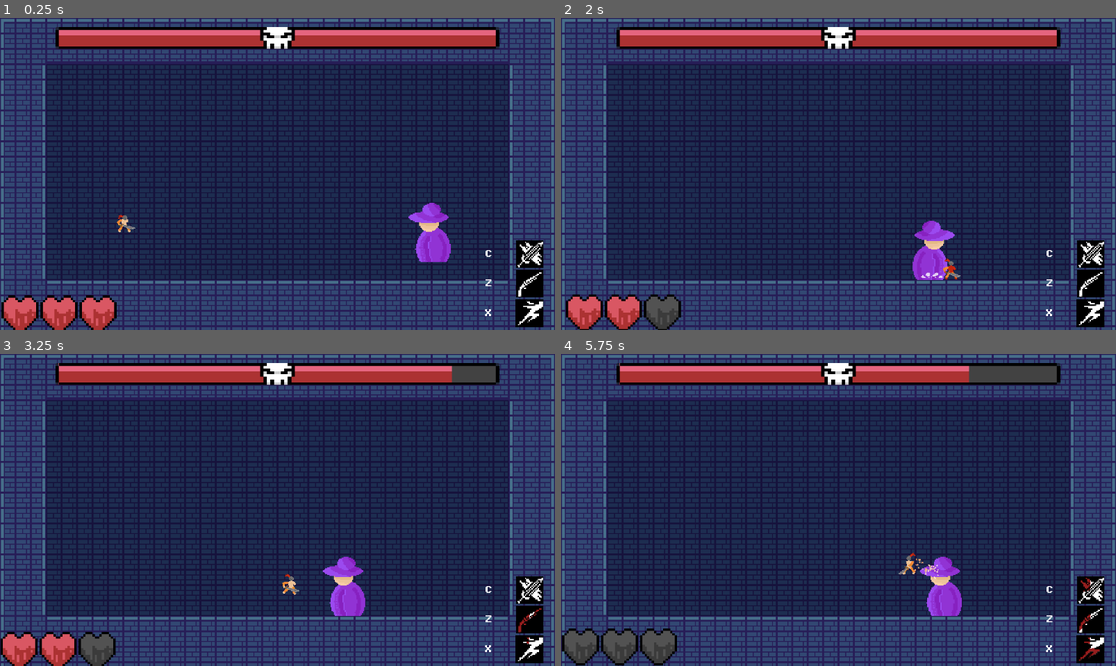
Above: before the commit, frames 1-4 (two rows, left to right).
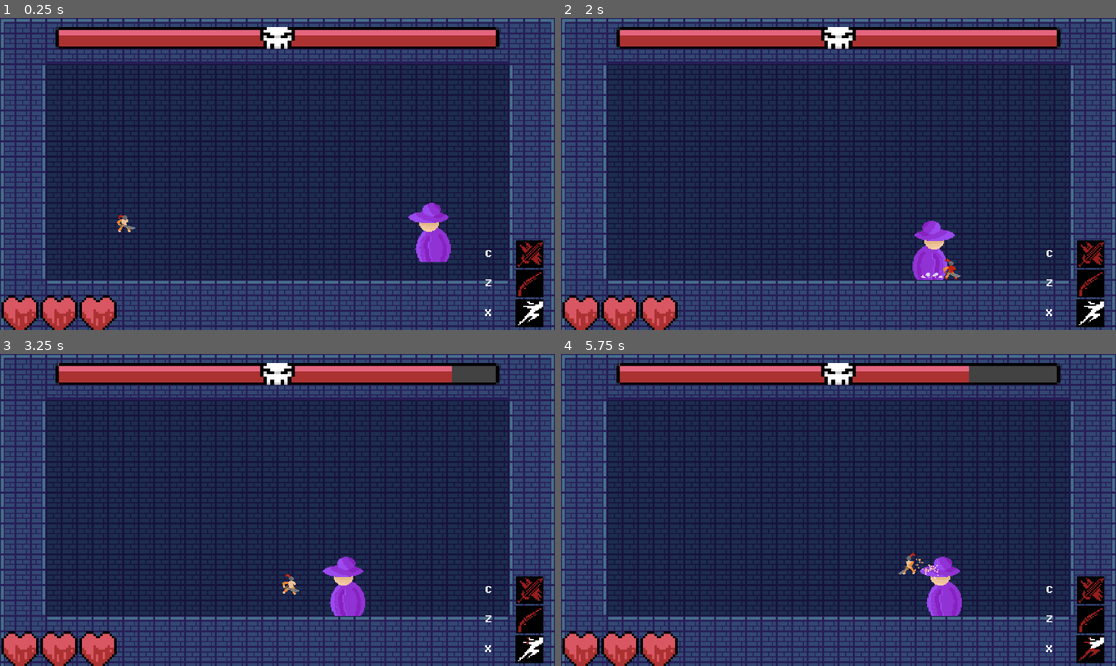
Above: after the commit, the same moments.

Repository: PjotrNik/shefjam
Game: Godot game, scene res://scenes/phase_1_map.tscn
Two runs of this game, one before a commit and one after it. Both use one fixed random seed, a clock stepped at 60 frames per second and the inputs below. This scene is started directly instead of the project's main scene. The engine's default icon, where the game draws it, is replaced by a stand-in: a white triangle on a blue panel in a dark square.
Inputs:
- Up to frame 1 (0.25 s): no input
- Up to frame 2 (2 s): hold Right (move_right) from 0.53 s (still down); tap X (dash) at 0.6, 1.35 s; tap Up (jump) at 0.77, 1.52 s
- Up to frame 3 (3.25 s): release Right (move_right) at 2.03 s; hold Left (move_left) 2.03-2.78 s; tap C (melee_attack) at 2.1 s; tap X (dash) at 2.3, 3.05 s; hold Right (move_right) from 2.78 s (still down); tap Z (ranged_attack) at 2.85 s; tap Up (jump) at 3.02 s
- Up to frame 4 (5.75 s): tap X (dash) at 3.6, 4.35, 5.3 s; tap Up (jump) at 3.77, 4.52 s; release Right (move_right) at 4.28 s; hold Left (move_left) 4.28-5.03 s; hold Right (move_right) from 5.03 s (still down); tap C (melee_attack) at 5.1 s

The runs differ from the first frame. In frame 1, 0.2% of the frame differs, in the area x 93-98%, y 71-90%; in frame 2, 1.6%; in frame 3, 1.1%; in frame 4, 2.1%, in the area x 0-98%, y 71-100%.

Commit message:
add thorn png

Diff:
--- a/scenes/hud.tscn
+++ b/scenes/hud.tscn
@@ -1,13 +1,13 @@
 [gd_scene load_steps=13 format=3 uid="uid://byjpyoijhh4dt"]
 
 [ext_resource type="Texture2D" uid="uid://dduviwwsentug" path="res://Sprites/Full_Hp.png" id="1_ahhtf"]
-[ext_resource type="Script" uid="uid://cxxt6wb121y1t" path="res://scripts/hud.gd" id="1_oo0fn"]
+[ext_resource type="Script" path="res://scenes/hud.gd" id="1_oo0fn"]
 [ext_resource type="FontFile" uid="uid://b18f7hyexk7cb" path="res://assets/fonts/PixelOperator8-Bold.ttf" id="3_6fi6k"]
-[ext_resource type="Script" uid="uid://cu473272g1i8p" path="res://scripts/melee_ability.gd" id="3_uo2fv"]
+[ext_resource type="Script" path="res://scenes/melee_ability.gd" id="3_uo2fv"]
 [ext_resource type="Texture2D" uid="uid://urfrnb53b0fv" path="res://Sprites/sword_pixelated.png" id="5_0i1j5"]
-[ext_resource type="Script" uid="uid://cfrhp4njh63mp" path="res://scripts/dash_ability.gd" id="6_5pdws"]
+[ext_resource type="Script" path="res://scripts/dash_ability.gd" id="6_5pdws"]
 [ext_resource type="Texture2D" uid="uid://xbaba1to31pc" path="res://Sprites/shotgun_pixelated.png" id="7_0i1j5"]
-[ext_resource type="Script" uid="uid://c4kaj7rdva7d7" path="res://scripts/shotgun_ability.gd" id="8_hd3ao"]
+[ext_resource type="Script" path="res://scenes/shotgun_ability.gd" id="8_hd3ao"]
 [ext_resource type="Texture2D" uid="uid://7gxui03omi1q" path="res://Sprites/dash_pixelated.png" id="9_0i1j5"]
 
 [sub_resource type="Animation" id="Animation_5ysmq"]
--- a/scenes/roots.tscn
+++ b/scenes/roots.tscn
@@ -1,6 +1,6 @@
 [gd_scene load_steps=3 format=3 uid="uid://b3t560gr12b4y"]
 
-[ext_resource type="Texture2D" uid="uid://bl0f8nf2iox1x" path="res://icon.svg" id="1_pkiae"]
+[ext_resource type="Texture2D" uid="uid://crhkl74d5fsfl" path="res://Sprites/thorn.png" id="1_pkiae"]
 
 [sub_resource type="RectangleShape2D" id="RectangleShape2D_ox81i"]
 size = Vector2(32, 32)
@@ -14,5 +14,5 @@
 
 [node name="Sprite2D" type="Sprite2D" parent="."]
 position = Vector2(-16, 16)
-scale = Vector2(0.25, 0.25)
+scale = Vector2(2, 2)
 texture = ExtResource("1_pkiae")
Binary file added: Sprites/thorn.png
Not shown, added: Sprites/thorn.png.import
